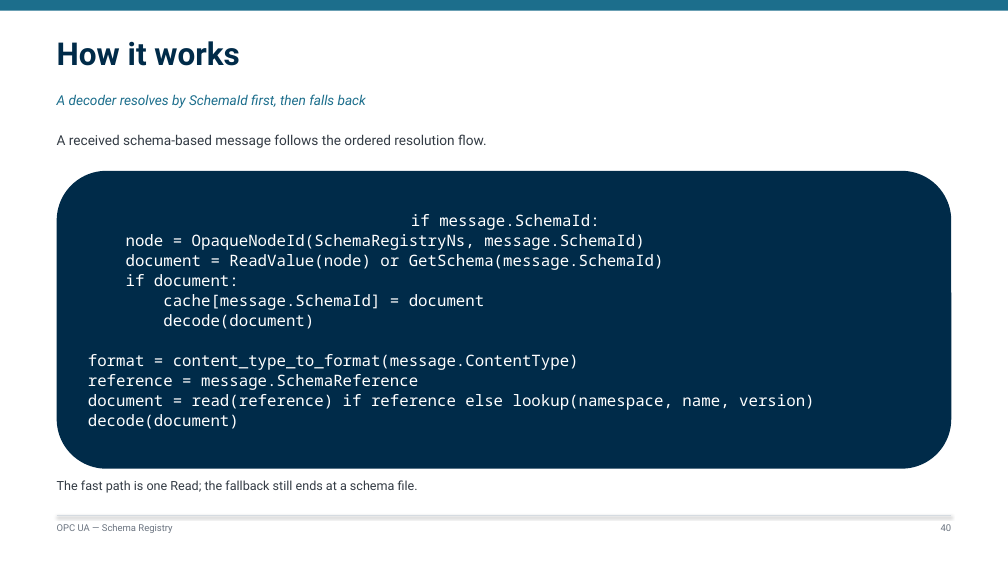
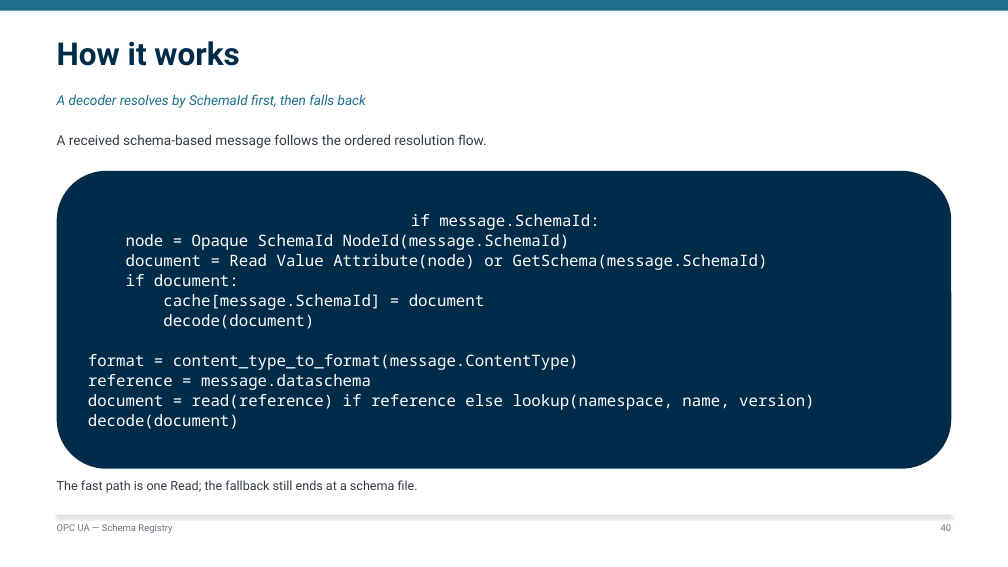
Before and after one commit to marcschier/opcua-drafts, a slide deck: slide 40 of decks/OPC-UA-Drafts-Overview.pptx. Drawn at 1008x567 pixels with LibreOffice and Linux fonts; fonts in the diff are those of the drawing. Boxes give left, top, right and bottom in pixels: in the first picture for what was removed or moved away, otherwise in the second. Text is boxed around its words. In the diff, an @@ line names an element or a change of style, - is before the commit and + after.

```diff
--- a/decks/OPC-UA-Drafts-Overview.pptx
+++ b/decks/OPC-UA-Drafts-Overview.pptx
@@ text in rounded rectangle at (126,234,768,270): text changed @@
-node = OpaqueNodeId(SchemaRegistryNs, message.SchemaId)
-document = ReadValue(node) or GetSchema(message.SchemaId)
+node = Opaque SchemaId NodeId(message.SchemaId)
+document = Read Value Attribute(node) or GetSchema(message.SchemaId)
@@ text in rounded rectangle at (88,374,371,390): text changed @@
-reference = message.SchemaReference
+reference = message.dataschema
```
Also in this commit, not shown: 16 other slides changed, 28 other files.
